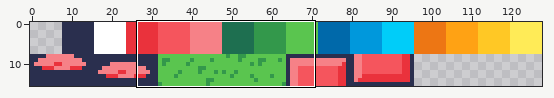
A sprite sheet gets an edit: tilesets4/lz4/CityRug.png. The first picture is a wide view before the edit; the outline marks the close-up.
Close-up. As it was:
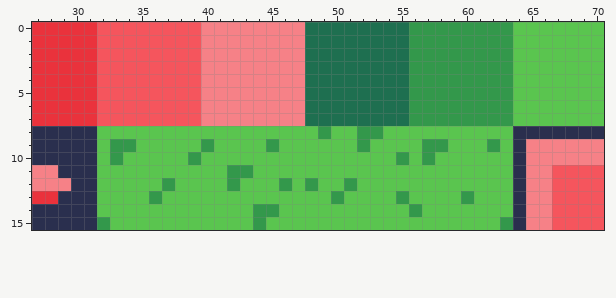
The file is 128x16 pixels. Shown: x 27..70, y 0..15.
After:
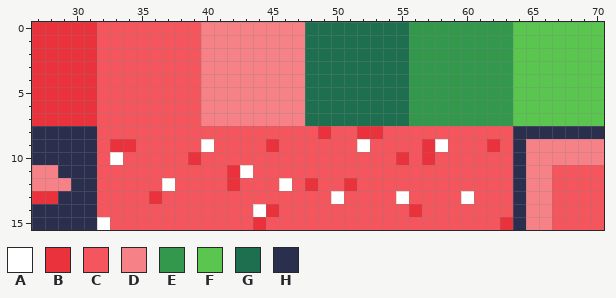
Palette (. is transparent): A #ffffff  B #ea323c  C #f5555d  D #f68187  E #33984b  F #5ac54f  G #1e6f50  H #2a2f4e
The exact change:
Colour A replaces colour E in row 9 at x 40, 52 and 58; in row 10 at x 33; in row 11 at x 43; in row 12 at x 37 and 46; in row 13 at x 50, 55 and 60; in row 14 at x 44.
Colour A replaces colour E in row 15 at x 32.
Colour B replaces colour E in row 8 at x 49 and 52 to 53; in row 9 at x 33 to 34, 45, 57 and 62; in row 10 at x 39, 55 and 57; in row 11 at x 42; in row 12 at x 42, 48 and 51; in row 13 at x 36.
Colour B replaces colour E in row 14 at x 45 and 56; in row 15 at x 44 and 63.
Colour C replaces colour F in row 8 at x 32 to 48, 50 to 51 and 54 to 63; in row 9 at x 32, 35 to 39, 41 to 44, 46 to 51, 53 to 56, 59 to 61 and 63; in row 10 at x 32, 34 to 38, 40 to 54, 56 and 58 to 63; in row 11 at x 32 to 41 and 44 to 63; in row 12 at x 32 to 36, 38 to 41, 43 to 45, 47, 49 to 50 and 52 to 63; in row 13 at x 32 to 35, 37 to 49, 51 to 54, 56 to 59 and 61 to 63.
Colour C replaces colour F in row 14 at x 32 to 43, 46 to 55 and 57 to 63; in row 15 at x 33 to 43 and 45 to 62.
